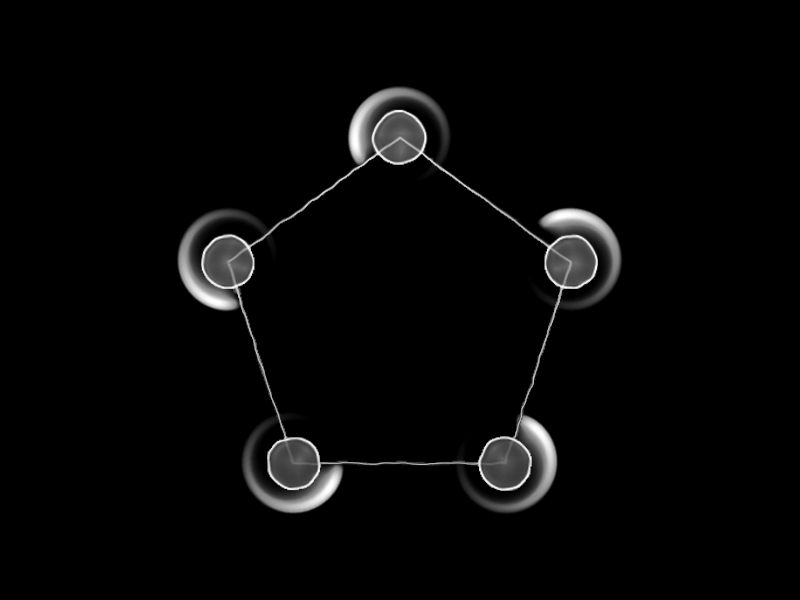
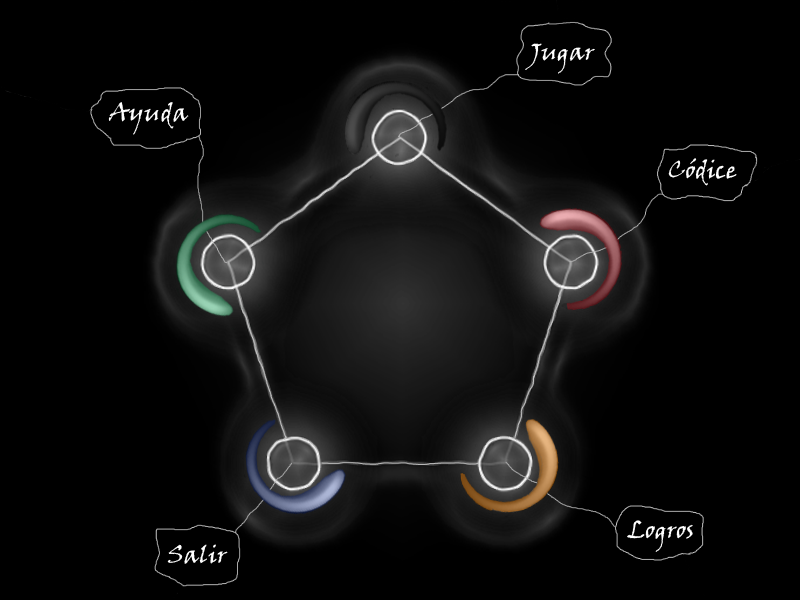
Layered file, before and after one edit (800 x 600). Changes by layer:
added group "Colores" with 5 layers above "Halos" over bbox(155, 73, 629, 537)
added layer "Halo negro" (70%) in group "Colores" over bbox(336, 73, 455, 189)
added layer "Halo verde" (40%) in group "Colores" over bbox(155, 193, 298, 339)
added layer "Halo naranja" (50%) in group "Colores" over bbox(436, 388, 579, 536)
added layer "Halo rojo" (33%) in group "Colores" over bbox(510, 202, 629, 320)
added layer "Halo azul" (33%) in group "Colores" over bbox(222, 388, 374, 537)
added group "Halos" with 5 layers above "Indicaciones" over bbox(155, 73, 629, 537)
added layer "Halo copia 4" in group "Halos" over bbox(336, 73, 455, 189)
added layer "Halo copia 3" in group "Halos" over bbox(155, 193, 298, 339)
added layer "Halo copia 2" in group "Halos" over bbox(436, 388, 579, 536)
added layer "Halo copia" in group "Halos" over bbox(510, 202, 629, 320)
renamed "twirl_01 copia 4" to "Halo", moved it into group "Halos", painted on it over bbox(222, 83, 456, 537)
removed layer "twirl_01 copia 3" over bbox(158, 188, 299, 331)
removed layer "twirl_01 copia 2" over bbox(217, 386, 369, 537)
removed layer "twirl_01 copia" over bbox(512, 200, 629, 319)
removed layer "twirl_01" over bbox(431, 386, 581, 538)
added group "Indicaciones" with 5 layers above "Capa 3" over bbox(5, 0, 800, 594)
showed "Jugar", moved it into group "Indicaciones", painted on it over bbox(353, 0, 612, 333)
showed "Códice", moved it into group "Indicaciones", painted on it over bbox(358, 144, 800, 330)
showed "Ayuda", moved it into group "Indicaciones", painted on it over bbox(5, 86, 451, 333)
showed "Salir", moved it into group "Indicaciones", painted on it over bbox(154, 269, 446, 594)
showed "Logros", moved it into group "Indicaciones", painted on it over bbox(357, 272, 704, 561)
showed "Capa 1" over bbox(100, 1, 699, 594)
